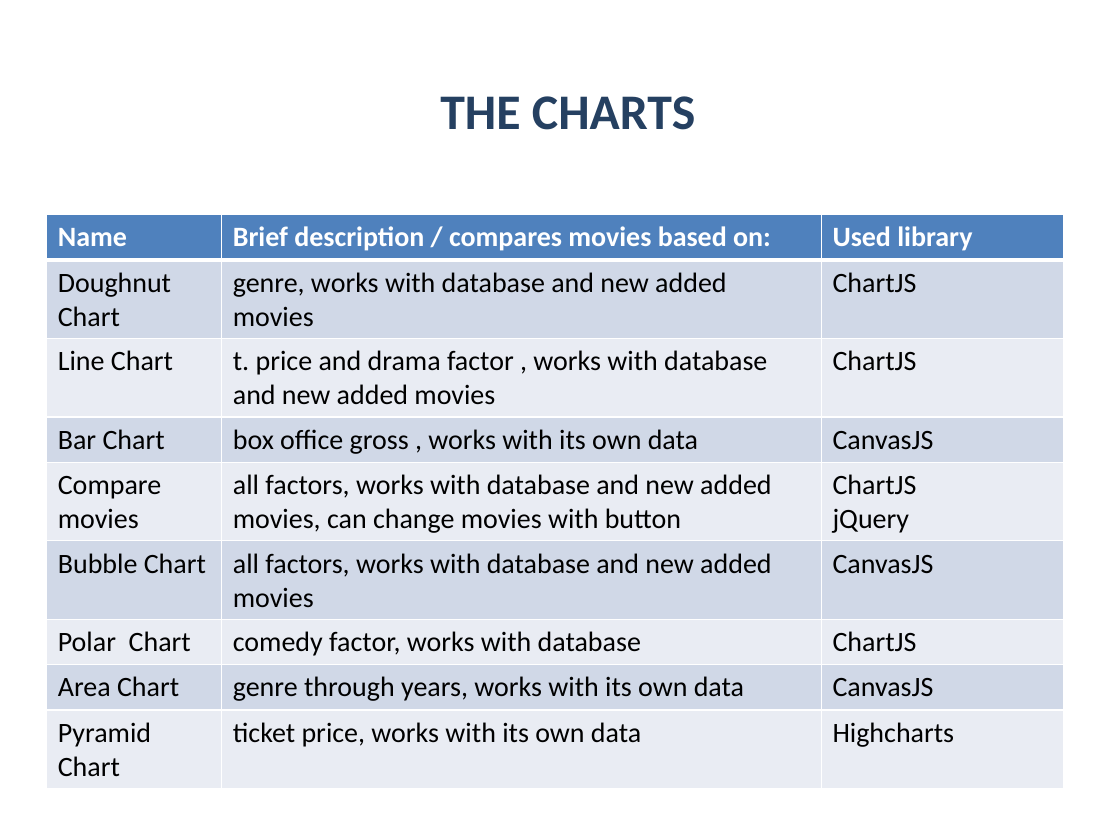
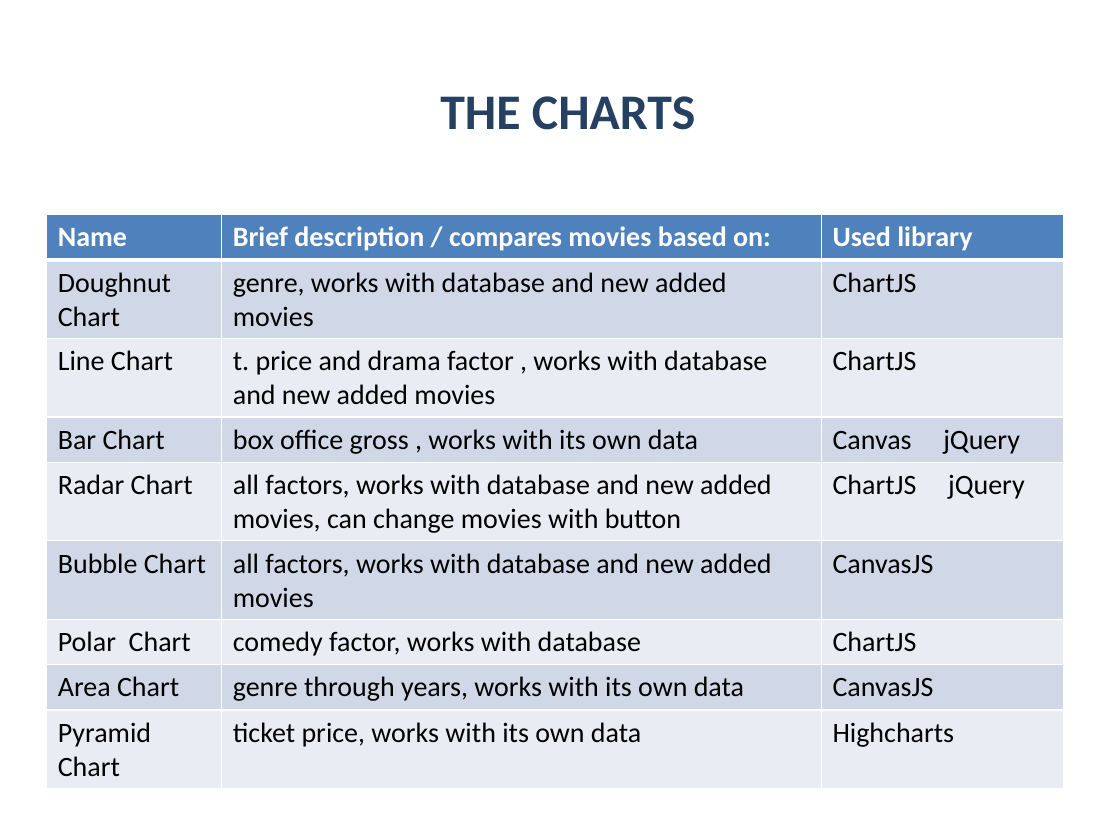
Before and after one commit to Acrelion/JS-Teamwork-Mandarine, a slide deck: slide 5 of Project Documentation/Presentation Mandarine.pptx. Drawn at 1120x840 pixels with LibreOffice and Linux fonts; fonts in the diff are those of the drawing; background and template pictures are left out. Boxes give left, top, right and bottom in pixels: in the first picture for what was removed or moved away, otherwise in the second. Text is boxed around its words. In the diff, an @@ line names an element or a change of style, - is before the commit and + after.

Commit message:
Presentation update

```diff
--- a/Project Documentation/Presentation Mandarine.pptx
+++ b/Project Documentation/Presentation Mandarine.pptx
@@ table at [47, 215, 1064, 788] @@
-row 4, column 3: CanvasJS
+row 4, column 3: Canvas jQuery
-row 5, column 1: Compare movies
+row 5, column 1: Radar Chart
-row 5, column 3: ChartJS / jQuery
+row 5, column 3: ChartJS jQuery
-row 9, column 1: Pyramid Chart
+row 9, column 1: Pyramid / Chart
```
